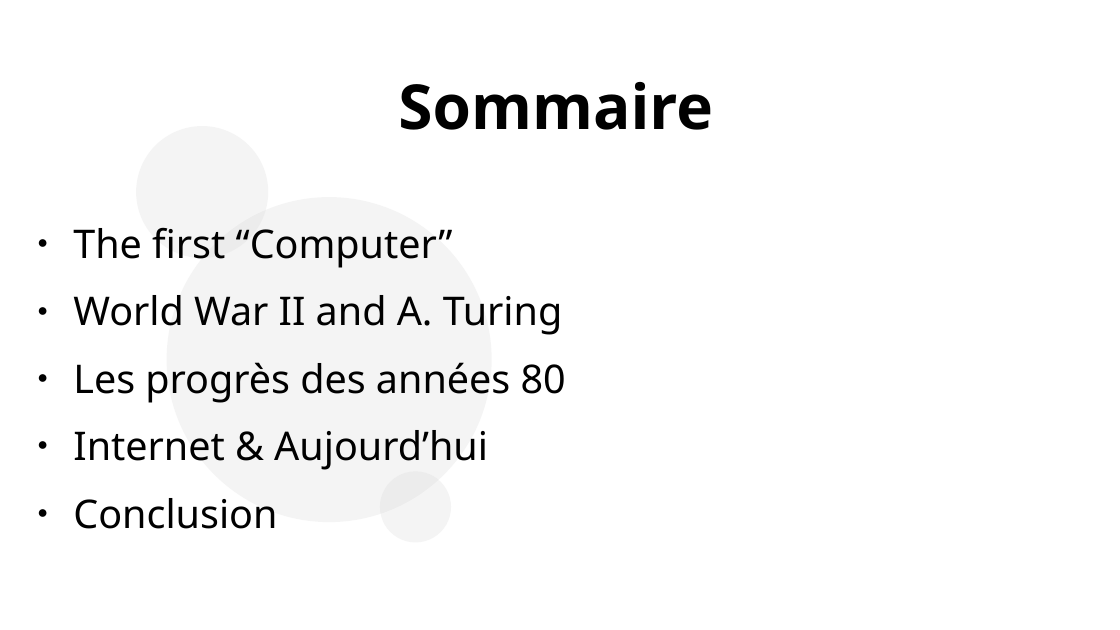
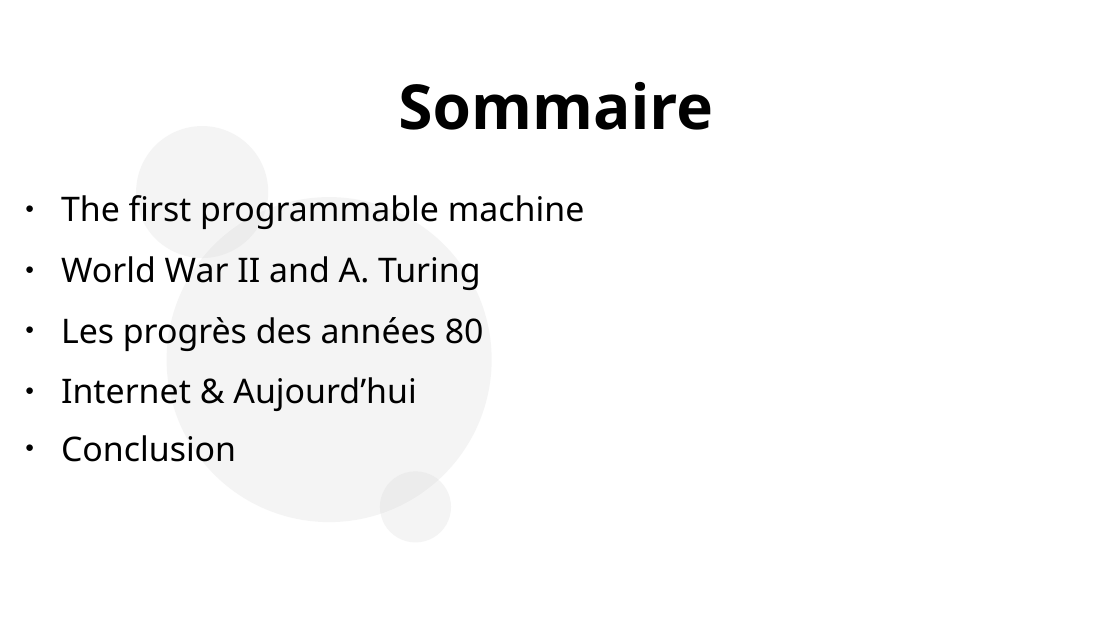
Before and after one commit to Bapt-Tech/Oral, a slide deck: slide 2 of oral.odp. Drawn at 1120x630 pixels with LibreOffice and Linux fonts; fonts in the diff are those of the drawing; background and template pictures are left out. Boxes give left, top, right and bottom in pixels: in the first picture for what was removed or moved away, otherwise in the second. Text is boxed around its words. In the diff, an @@ line names an element or a change of style, - is before the commit and + after.

```diff
--- a/oral.odp
+++ b/oral.odp
@@ text "The first programmable machine": place and size @@
-text "The first programmable machine" at (73, 227, 566, 529)
+text "The first programmable machine" at (61, 195, 585, 462)
@@ text at (61, 195, 585, 229): text changed; size 28 to 24 pt @@
-● The first “Computer”
+● The first programmable machine
@@ text at (61, 256, 484, 462): size 28 to 24 pt in "World War II and A. Turing", "Les progrès des années 80", "Internet & Aujourd’hui", "Conclusion"; more space between paragraphs @@
```
Also in this commit, not shown: 1 other slide changed, 1 other file.
